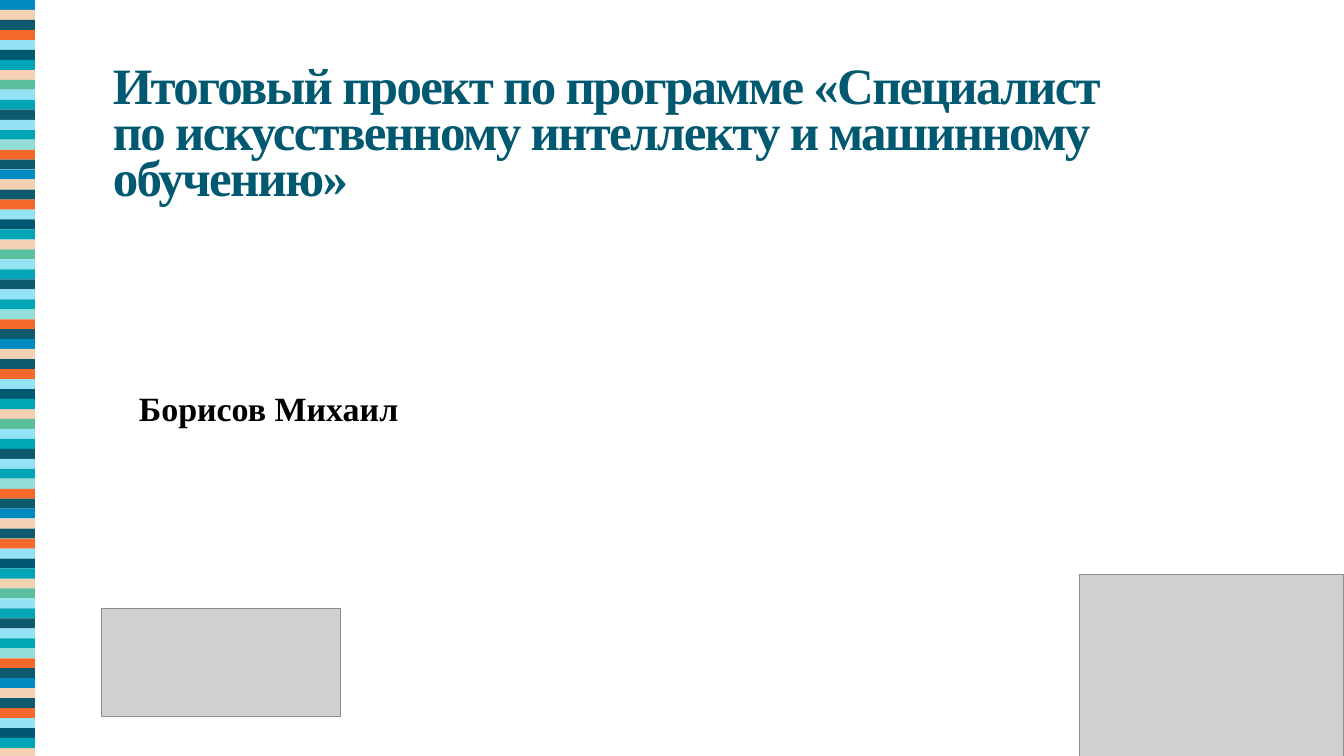
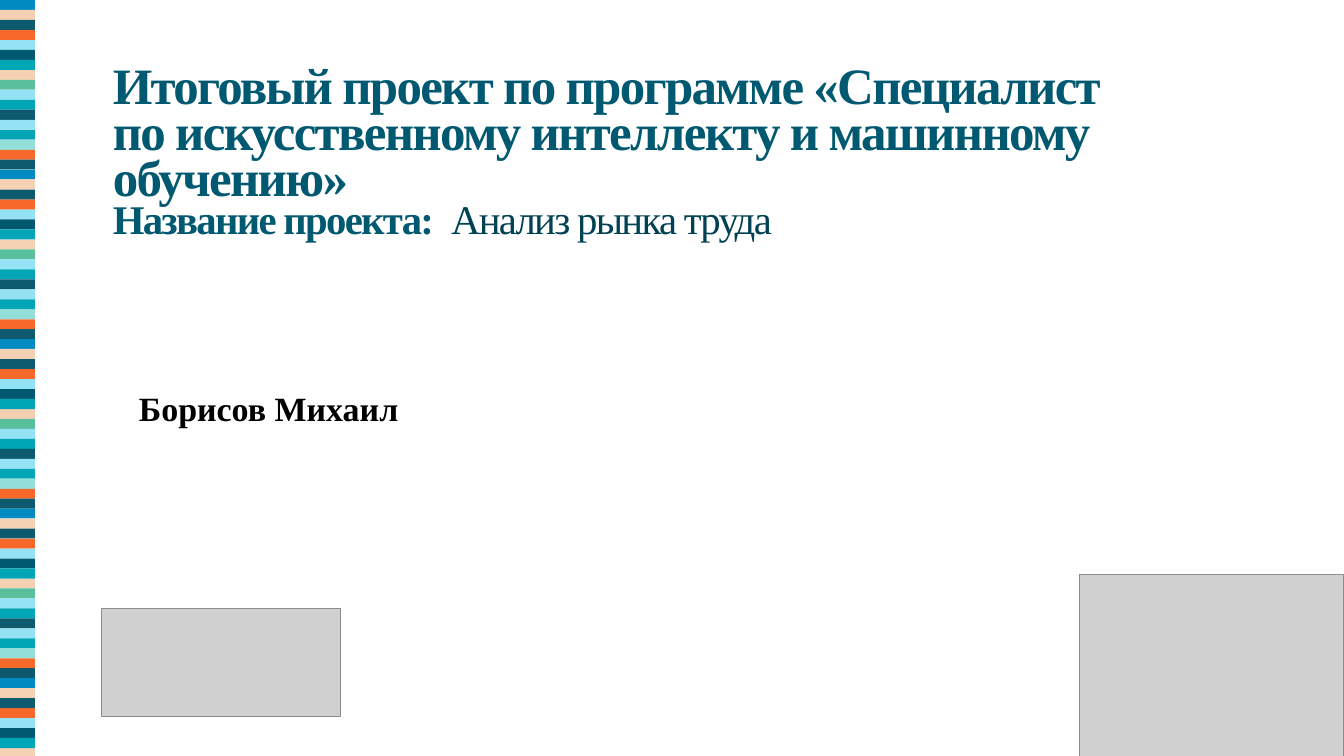
Before and after one commit to Shinnn2374/FinalTaskTGU, a slide deck: slide 1 of finalTasjk/Борисов.pptx. Drawn at 1344x756 pixels with LibreOffice and Linux fonts; fonts in the diff are those of the drawing; grey boxes stand for pictures. Boxes give left, top, right and bottom in pixels: in the first picture for what was removed or moved away, otherwise in the second. Text is boxed around its words. In the diff, an @@ line names an element or a change of style, - is before the commit and + after.

```diff
--- a/finalTasjk/Борисов.pptx
+++ b/finalTasjk/Борисов.pptx
@@ text at [113,202,772,242]: paragraph added @@
+Название проекта: Анализ рынка труда
```
Also in this commit, not shown: 2 other slides changed, 1 other file.
